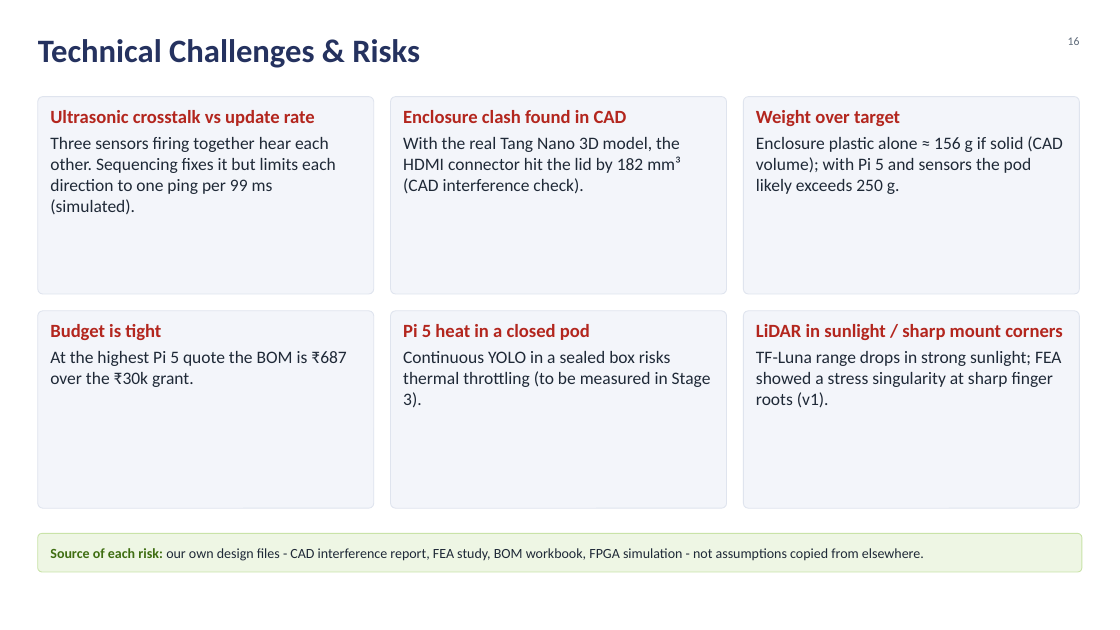
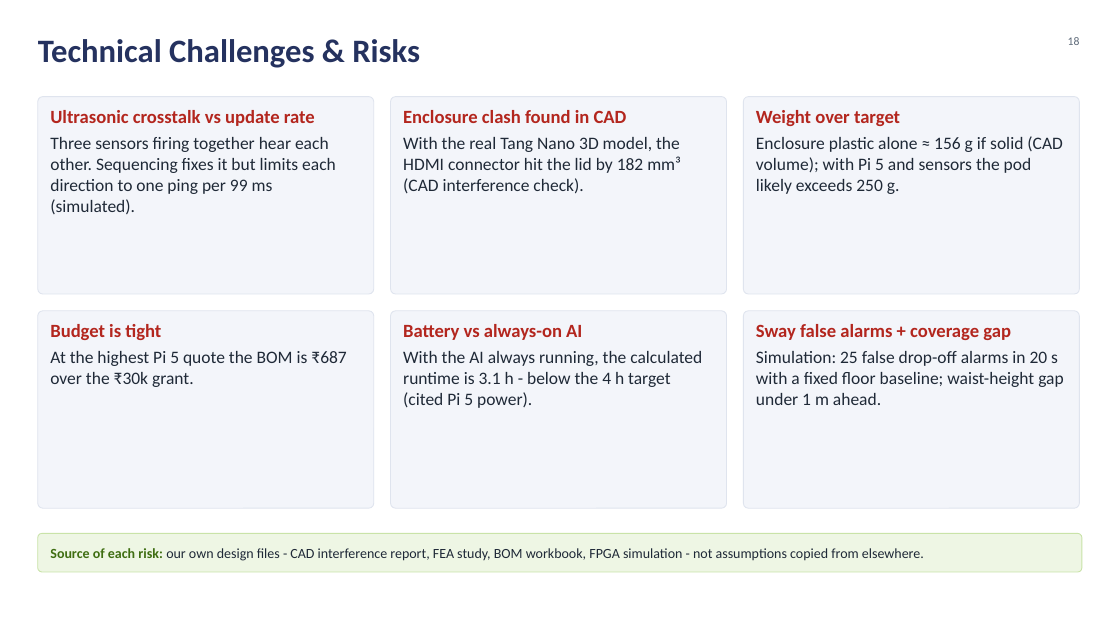
Before and after one commit to silentaf/viswa_id1, a slide deck: slide 18 of ppt/VisionAid_Stage2_Design_Deck.pptx (slide 16 before the commit). Drawn at 1120x630 pixels with LibreOffice and Linux fonts; fonts in the diff are those of the drawing; background and template pictures are left out. Boxes give left, top, right and bottom in pixels: in the first picture for what was removed or moved away, otherwise in the second. Text is boxed around its words. In the diff, an @@ line names an element or a change of style, - is before the commit and + after.

```diff
--- a/ppt/VisionAid_Stage2_Design_Deck.pptx
+++ b/ppt/VisionAid_Stage2_Design_Deck.pptx
@@ text at (x1=403, y1=324, x2=702, y2=408): text changed @@
-Pi 5 heat in a closed pod
-Continuous YOLO in a sealed box risks thermal throttling (to be measured in Stage 3).
+Battery vs always-on AI
+With the AI always running, the calculated runtime is 3.1 h - below the 4 h target (cited Pi 5 power).
@@ text at (x1=756, y1=324, x2=1063, y2=405): text changed @@
-LiDAR in sunlight / sharp mount corners
-TF-Luna range drops in strong sunlight; FEA showed a stress singularity at sharp finger roots (v1).
+Sway false alarms + coverage gap
+Simulation: 25 false drop-off alarms in 20 s with a fixed floor baseline; waist-height gap under 1 m ahead.
```
Also in this commit, not shown: 9 other slides changed, 2 slides added, 3 other files.
